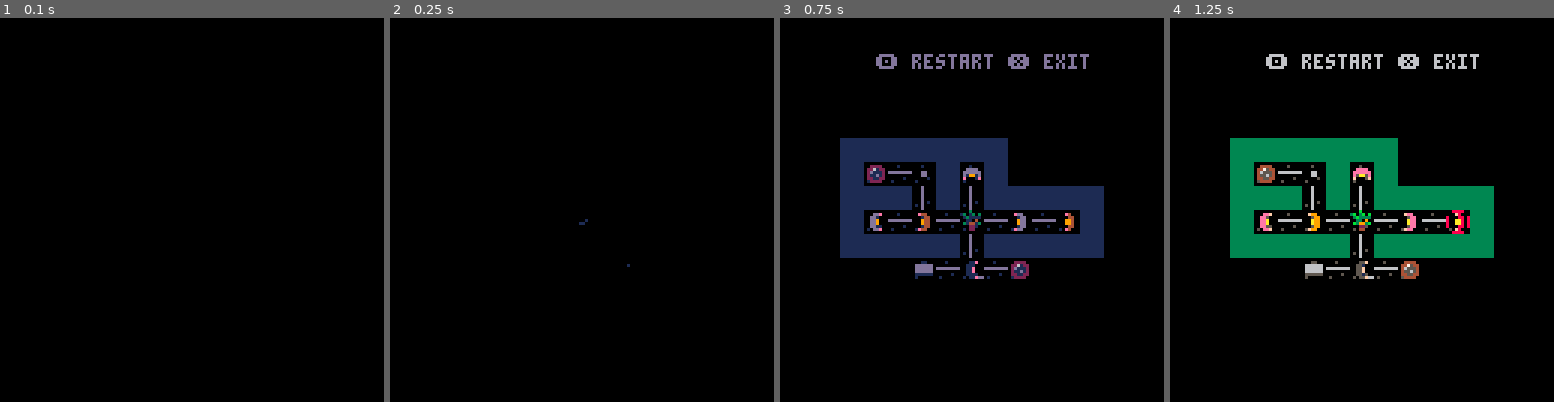
Above: before the commit, frames 1-4 (left to right).
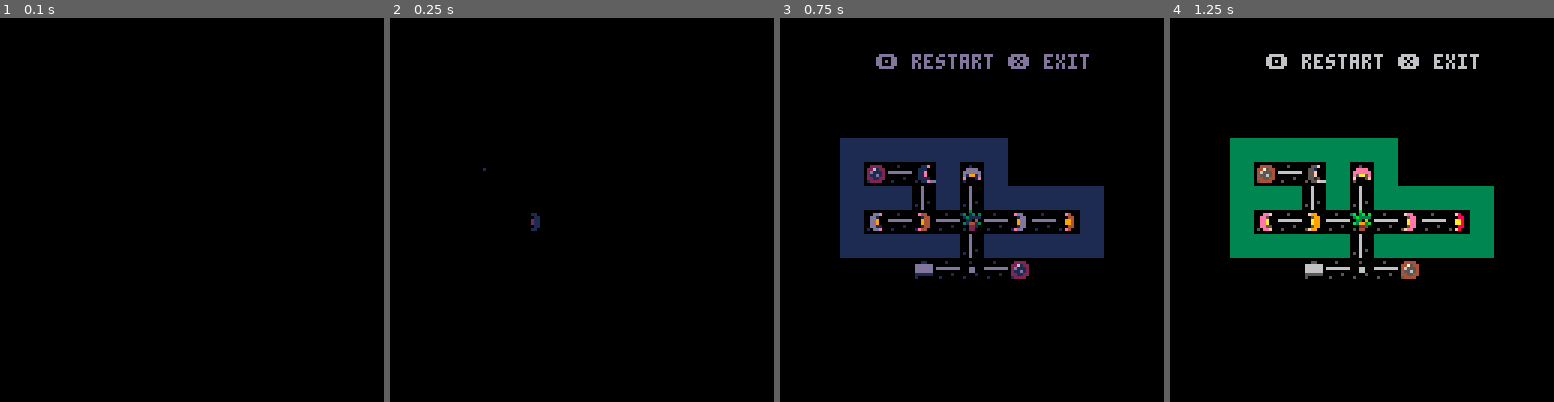
Above: after the commit, the same moments.

Repository: wesen/carts
Game: PICO-8 cartridge pico-go.p8
Two runs of this game, one before a commit and one after it. Both use one fixed random seed, a clock stepped at 60 frames per second and the inputs below.
Inputs:
- Up to frame 1 (0.1 s): no input
- Up to frame 2 (0.25 s): no input
- Up to frame 3 (0.75 s): tap X (X key) at 0.33 s; tap O (Z key) at 0.7 s
- Up to frame 4 (1.25 s): tap X (X key) at 1.07 s

Frame 1 is identical in both runs. In frame 2, 0.1% of the frame differs, in the area x 24-63%, y 39-65%; in frame 3, 0.2%; in frame 4, 0.3%, in the area x 35-79%, y 38-68%.

Commit message:
Handle player turn logic for throwing rock

Diff:
--- a/pico-go.p8
+++ b/pico-go.p8
@@ -311,6 +311,7 @@
 all_kill_spr=44
 no_kill_spr=45
 rock_spr=26
+node_spr=19
 
 -- constants
 dir_left={-1,0}
@@ -757,19 +758,31 @@
 function class_player:add_rock_arrows()
   for direction in all(directions) do
    local node=board:get_node_in_direction(self.node,direction,true)
-    if (node!=nil) then
+   if (node!=nil) then
     local arr=class_arrows.init(
        v2(node.x,node.y),
        directions)
     arrows:add(arr)
-   end
-  end
+	  end
+  end
+end
+
+function class_player:throw_rock(i_dir)
+ local node=board:get_node_in_direction(self.node,directions[i_dir],true)
+ if (node!=nil) then
+  return add_cr(function()
+    printh("throw rock in direction "..tostr(i_dir))
+    self.node.is_rock=false
+  end)
+	end
 end
 
 -- only called in the correct states
 function class_player:do_turn()
  return add_cr(function()
+::again::
   if self.node.is_rock then
+   self.node.spr=node_spr
    self:add_rock_arrows()
    printh("on rock")
   else
@@ -779,13 +792,29 @@
   while true do
    for i=1,4 do
     if btnp(i-1) then
-     local cr=self:move(i)
-     if cr!=nil then
-      arrows:clear()
-      wait_for_cr(cr)
-      goto end_
+     if self.node.is_rock then
+      local cr=self:throw_rock(i)
+      if cr!=nil then
+       arrows:clear()
+       wait_for_cr(cr)
+       goto again
+      else
+       yield()
+      end
      else
-      yield()
+      local cr=self:move(i)
+      if cr!=nil then
+       arrows:clear()
+       wait_for_cr(cr)
+       -- pick up rock
+       if self.node.is_rock then
+        goto again
+       else
+        goto end_
+       end
+      else
+       yield()
+      end
      end
     end
    end
@@ -970,7 +999,8 @@
 x arrows are broken
 - enemy distractions
   x draw rock
-  - make rock selection menu
+  x make rock selection menu
+  x handle player turn on rock
   - handle rock throw
   - compute path to noise
 - add hide in plant sfx
@@ -1798,11 +1828,11 @@
 0008080808080808080831000000000000000000000000000000000000000000000000000000000000000000000000000000000000000000000000000000000000000000000000000000000000000000000000000000000000000000000000000000000000000000000000000000000000000000000000000000000000000000
 000000c1c1c1c1c1c1c1c1c100000000000000000000000000000000c1c1c1c1c1c1c1c1c1c1c1c1c1c1c180808080808080800000000000000000000000000000000000000000000000000000000000000000000000000000000000000000000000000000000000000000000000000000000000000000000000000000000000
 33080808080808080000000000000000000000000000000000000000c1c1c1c1c1c1c1c1c1c1c1c1c1c1c180808080808080800000000000000000000000000000000000000000000000000000000000000000000000000000000000000000000000000000000000000000000000000000000000000000000000000000000000
-00081a23130863080000000000000000000000000000000000000000c1c1c1c1c1c1c1c1c1c1c1c1c1c1c180808080808080800000000000000000000000000000000000000000000000000000000000000000000000000000000000000000000000000000000000000000000000000000000000000000000000000000000000
+00081a23410863080000000000000000000000000000000000000000c1c1c1c1c1c1c1c1c1c1c1c1c1c1c180808080808080800000000000000000000000000000000000000000000000000000000000000000000000000000000000000000000000000000000000000000000000000000000000000000000000000000000000
 00080808270827080808080800000000000000000000000000000000c1c1c1c1c1c1c1c1c1c1c1c1c1c1c180808080808080800000000000000000000000000000000000000000000000000000000000000000000000000000000000000000000000000000000000000000000000000000000000000000000000000000000000
 00086123702319236023290800000000000000000000000000000000c1c1c1c1c1c1c1c1c1c1c1c1c1c1c180808080808080800000000000000000000000000000000000000000000000000000000000000000000000000000000000000000000000000000000000000000000000000000000000000000000000000000000000
 00080808080827080808080800000000000000000000000000000000c1c1c1c1c1c1c1c1c1c1c1c1c1c1c180808080808080800000000000000000000000000000000000000000000000000000000000000000000000000000000000000000000000000000000000000000000000000000000000000000000000000000000000
-000000c1172341231ac1c1c133c1c1c1c1c1c1c1c1c1c1c1c1c1c1c1c1c1c1c1c1c1c1c1c1c1c1c1c1c1c180808080808080800000000000000000000000000000000000000000000000000000000000000000000000000000000000000000000000000000000000000000000000000000000000000000000000000000000000
+000000c1172313231ac1c1c133c1c1c1c1c1c1c1c1c1c1c1c1c1c1c1c1c1c1c1c1c1c1c1c1c1c1c1c1c1c180808080808080800000000000000000000000000000000000000000000000000000000000000000000000000000000000000000000000000000000000000000000000000000000000000000000000000000000000
 320808080808080808080808c1c1c1c1c1c1c1c1c1c1c1c1c1c1c1c1c1c1c1c1c1c1c1c1c1c1c1c1c1c1c180808080808080800000000000000000000000000000000000000000000000000000000000000000000000000000000000000000000000000000000000000000000000000000000000000000000000000000000000
 000843080808630808080808c1c1c1c1c1c1c1c1c1c1c1c1c1c1c1c180808080808080808080808080808080808080808080800000000000000000000000000000000000000000000000000000000000000000000000000000000000000000000000000000000000000000000000000000000000000000000000000000000000
 000827080808270808080808c1c1c1c1c1c1c1c1c1c1c1c1c1c1c1c180808080808080808080808080808080808080808080800000000000000000000000000000000000000000000000000000000000000000000000000000000000000000000000000000000000000000000000000000000000000000000000000000000000
